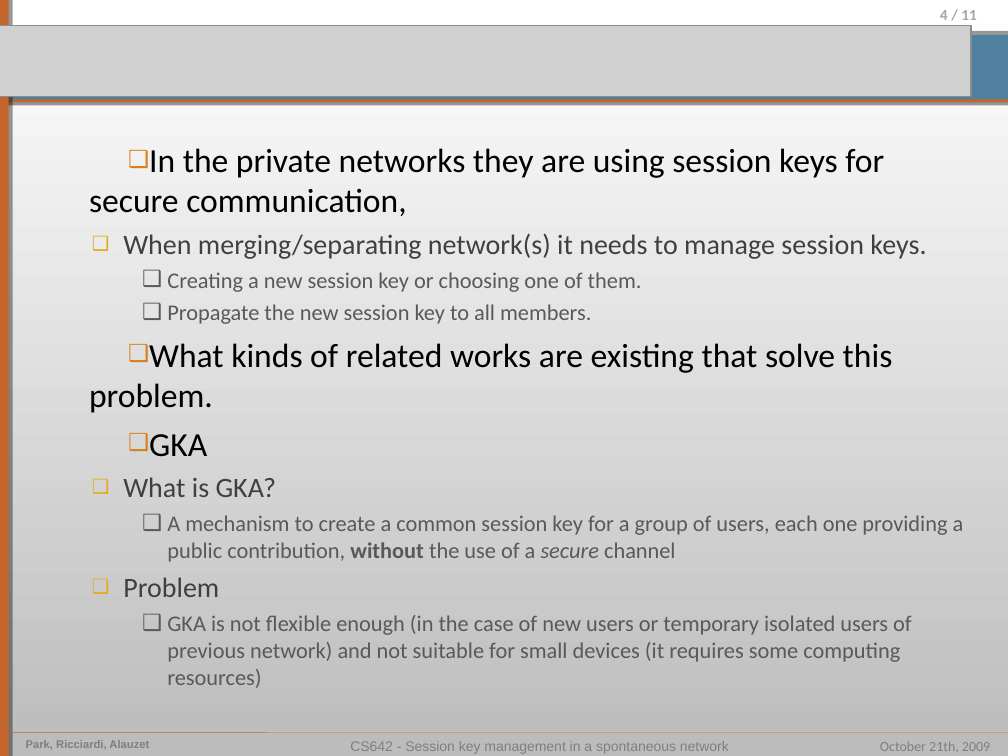
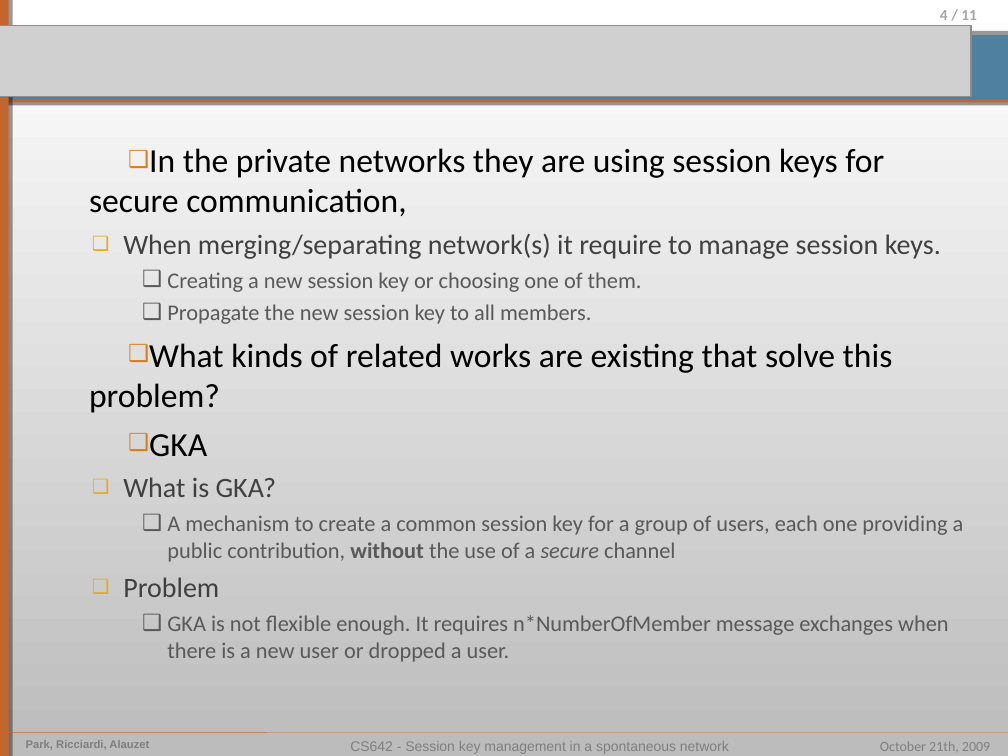
Before and after one commit to pierrealauzet/skemasnet, a slide deck: slide 4 of 2_design/CS462_Skemasnet_design_v2.ppt. Drawn at 1008x756 pixels with LibreOffice and Linux fonts; fonts in the diff are those of the drawing; grey boxes stand for pictures. Boxes give left, top, right and bottom in pixels: in the first picture for what was removed or moved away, otherwise in the second. Text is boxed around its words. In the diff, an @@ line names an element or a change of style, - is before the commit and + after.

Commit message:
Modified.

```diff
--- a/2_design/CS462_Skemasnet_design_v2.ppt
+++ b/2_design/CS462_Skemasnet_design_v2.ppt
@@ text at (x1=123, y1=234, x2=941, y2=259): text changed @@
-  ❑ When merging/separating network(s) it needs to manage session keys.
+  ❑ When merging/separating network(s) it require to manage session keys.
@@ text at (x1=89, y1=343, x2=893, y2=413): text changed @@
-❑ What kinds of related works are existing that solve this problem.
+❑ What kinds of related works are existing that solve this problem?
@@ text at (x1=167, y1=615, x2=949, y2=662): text changed @@
-    ❑ GKA is not flexible enough (in the case of new users or temporary isolated users of previous network) and not suitable for small devices (it requires some computing resources)
+    ❑ GKA is not flexible enough. It requires n*NumberOfMember message exchanges when there is a new user or dropped a user.
```
Also in this commit, not shown: 1 other slide changed.
